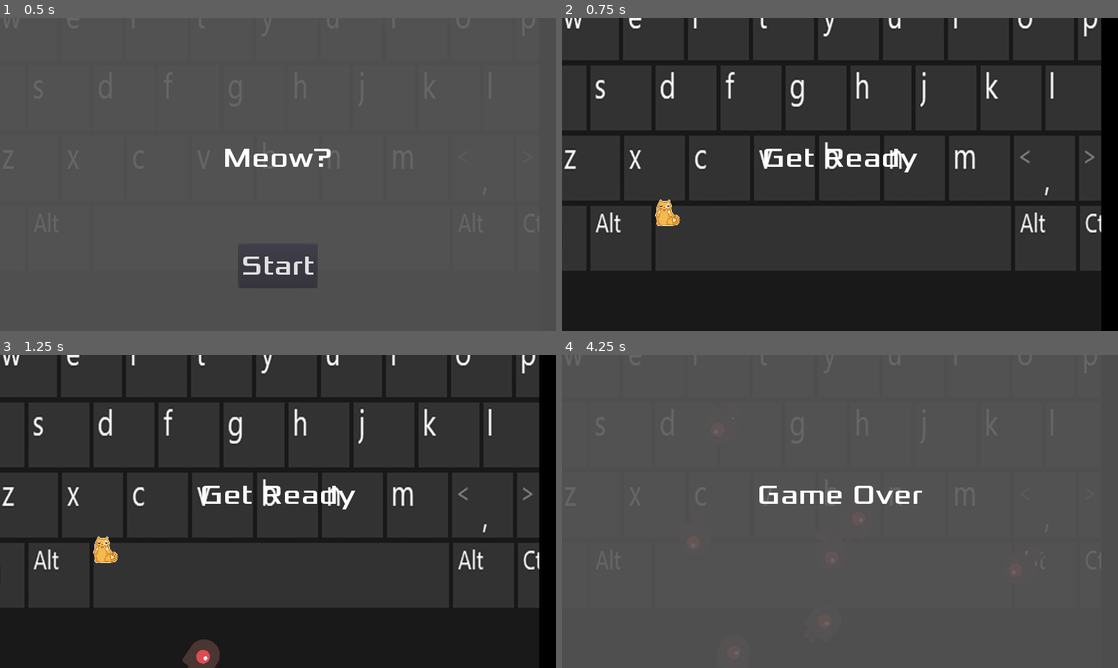
Above: before the commit, frames 1-4 (two rows, left to right).
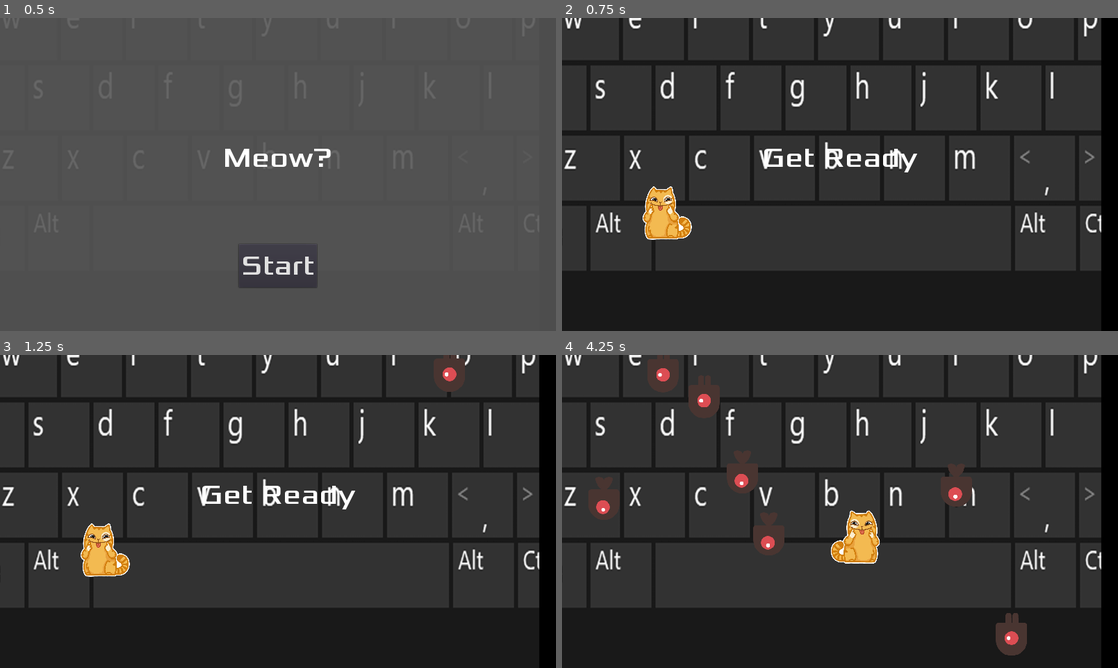
Above: after the commit, the same moments.

Repository: gameraccoon/ludum-dare-54-v2
Game: Godot game, scene res://Main.tscn
Same seed, same stepped clock (60 frames per second), same inputs: the game is played once before the commit and once after it.
Inputs (mouse positions are in pixels of both pictures, inside the frame that each line leads up to):
- Up to frame 1 (0.5 s): no input
- Up to frame 2 (0.75 s): click "Start" at 0.5 s
- Up to frame 3 (1.25 s): no input
- Up to frame 4 (4.25 s): tap Enter (start_game) at 1.25, 2.85 s; move the mouse to (962, 495) at 1.27 s; hold Right (move_right) 1.28-2.03 s; hold Shift (Dash) 1.28-2.03 s; click (962, 495) at 1.42 s; move the mouse to (728, 527) at 2.02 s; hold Down (move_down) 2.03-2.78 s; tap Shift (Dash) at 2.1, 3.6 s; move the mouse to (895, 442) at 2.77 s; hold Right (move_right) 2.78-3.53 s; hold Shift (Dash) 2.78-3.53 s; move the mouse to (812, 574) at 3.52 s; hold Up (move_up) from 3.53 s (still down); click (812, 574) at 3.67 s

Frame 1 is identical in both runs. In frame 2, 1.0% of the frame differs, in the area x 14-24%, y 53-71%; in frame 3, 1.6%; in frame 4, 99%, in the area x 0-100%, y 0-100%.

Commit message:
Character size, enemies fall from top, remove template icons of the character

Diff:
--- a/Main.gd
+++ b/Main.gd
@@ -56,7 +56,7 @@
 	mob.position = mob_spawn_location.position
 
 	# Add some randomness to the direction.
-	direction += rand_range(-PI / 4, PI / 4)
+	#direction += rand_range(-PI / 4, PI / 4)
 	mob.rotation = direction
 
 	# Choose the velocity for the mob.
--- a/Main.tscn
+++ b/Main.tscn
@@ -10,7 +10,7 @@
 
 [sub_resource type="Curve2D" id=1]
 _data = {
-"points": PoolVector2Array( 0, 0, 0, 0, 0, 0, 0, 0, 0, 0, 1280, 0, 0, 0, 0, 0, 1280, 720, 0, 0, 0, 0, 0, 720, 0, 0, 0, 0, 0, 0 )
+"points": PoolVector2Array( 0, 0, 0, 0, 0, 0, 0, 0, 0, 0, 0, 0, 0, 0, 0, 0, 1282, 0 )
 }
 
 [node name="Main" type="Node"]
@@ -22,10 +22,10 @@
 texture = ExtResource( 7 )
 
 [node name="MovementLimits" type="ReferenceRect" parent="."]
-margin_left = 217.0
-margin_top = 430.0
-margin_right = 1035.0
-margin_bottom = 589.0
+margin_left = 239.0
+margin_top = 420.0
+margin_right = 1020.0
+margin_bottom = 527.0
 
 [node name="Player" parent="." instance=ExtResource( 3 )]
 
--- a/Player.gd
+++ b/Player.gd
@@ -3,7 +3,7 @@
 signal hit
 
 export var base_speed = 200 # How fast the player will move (pixels/sec).
-export var dash_speed = 800
+export var dash_speed = 1000
 var screen_size # Size of the game window.
 
 var start_limit = Vector2(0, 0)
@@ -15,14 +15,25 @@
 var dash_time_left = 0.0
 var dash_start_velocity_vector = Vector2(0.0, 0.0)
 
+# use first frame to precache things
+var first_frames_count = 0
+var frames_to_precache_particles = 2
+
 func _ready():
 	hide()
-	$DashTrail.emitting = false
+	# we need to start with emitting the particle, to avoid lag on first dash
+	$DashTrail.emitting = true
 	dash_cooldown_left = 0.0
 	dash_time_left = 0.0
 
 
 func _process(delta):
+	if first_frames_count < frames_to_precache_particles and is_visible_in_tree():
+		first_frames_count += 1
+		if first_frames_count == frames_to_precache_particles:
+			# we're done with precaching, stop the particles
+			$DashTrail.emitting = false
+
 	var velocity = Vector2.ZERO # The player's movement vector.
 
 	if Input.is_action_pressed("move_right"):
@@ -39,13 +50,13 @@
 		dash_cooldown_left = 0.0
 
 	# are we stopping dash this frame
-	if dash_time_left >= 0.0 and dash_time_left - delta < 0.0:
+	if dash_time_left > 0.0 and dash_time_left - delta <= 0.0:
 		$DashTrail.emitting = false
 
 	var speed = base_speed
 
 	dash_time_left -= delta
-	if dash_time_left >= 0.0:
+	if dash_time_left > 0.0:
 		speed = dash_speed
 		velocity = dash_start_velocity_vector
 	else:
@@ -60,21 +71,13 @@
 
 	if velocity.length() > 0:
 		velocity = velocity.normalized() * speed
-		$AnimatedSprite.play()
-	else:
-		$AnimatedSprite.stop()
 
 	position += velocity * delta
 	position.x = clamp(position.x, start_limit.x, end_limit.x)
 	position.y = clamp(position.y, start_limit.y, end_limit.y)
 
 	if velocity.x != 0:
-		$AnimatedSprite.animation = "right"
-		$AnimatedSprite.flip_v = false
-		$AnimatedSprite.flip_h = velocity.x < 0
-	elif velocity.y != 0:
-		$AnimatedSprite.animation = "up"
-		$AnimatedSprite.flip_v = velocity.y > 0
+		$Sprite.flip_h = velocity.x > 0
 
 
 func start(pos):
--- a/Player.tscn
+++ b/Player.tscn
@@ -1,28 +1,11 @@
-[gd_scene load_steps=14 format=2]
+[gd_scene load_steps=9 format=2]
 
 [ext_resource path="res://Player.gd" type="Script" id=1]
-[ext_resource path="res://art/playerGrey_walk1.png" type="Texture" id=2]
-[ext_resource path="res://art/playerGrey_walk2.png" type="Texture" id=3]
-[ext_resource path="res://art/playerGrey_up1.png" type="Texture" id=4]
-[ext_resource path="res://art/playerGrey_up2.png" type="Texture" id=5]
 [ext_resource path="res://art/character.png" type="Texture" id=6]
 
-[sub_resource type="SpriteFrames" id=1]
-animations = [ {
-"frames": [ ExtResource( 2 ), ExtResource( 3 ) ],
-"loop": true,
-"name": "right",
-"speed": 5.0
-}, {
-"frames": [ ExtResource( 4 ), ExtResource( 5 ) ],
-"loop": true,
-"name": "up",
-"speed": 5.0
-} ]
-
 [sub_resource type="CapsuleShape2D" id=2]
-radius = 26.1701
-height = 14.822
+radius = 50.0
+height = 0.0
 
 [sub_resource type="Gradient" id=3]
 colors = PoolColorArray( 1, 1, 1, 0.501961, 1, 1, 1, 0 )
@@ -42,7 +25,7 @@
 initial_velocity = 1.0
 orbit_velocity = 0.0
 orbit_velocity_random = 0.0
-scale = 0.16
+scale = 0.3
 scale_curve = SubResource( 6 )
 color_ramp = SubResource( 4 )
 
@@ -53,24 +36,18 @@
 "_edit_group_": true
 }
 
-[node name="AnimatedSprite" type="AnimatedSprite" parent="."]
-visible = false
-scale = Vector2( 0.5, 0.5 )
-frames = SubResource( 1 )
-animation = "right"
-
 [node name="Sprite" type="Sprite" parent="."]
-position = Vector2( 3, -1.66667 )
-scale = Vector2( 0.0777778, 0.0777778 )
+position = Vector2( 2, -1.21359 )
+scale = Vector2( 0.156, 0.156 )
 texture = ExtResource( 6 )
 
 [node name="CollisionShape2D" type="CollisionShape2D" parent="."]
+position = Vector2( 0, 12 )
 shape = SubResource( 2 )
 
 [node name="DashTrail" type="Particles2D" parent="."]
-position = Vector2( 3, -2 )
+position = Vector2( 2, -2 )
 z_index = -1
-emitting = false
 amount = 10
 speed_scale = 4.0
 local_coords = false
Binary file removed: art/playerGrey_up1.png
Not shown, removed: art/playerGrey_up1.png.import
Binary file removed: art/playerGrey_up2.png
Not shown, removed: art/playerGrey_up2.png.import
Binary file removed: art/playerGrey_walk1.png
Not shown, removed: art/playerGrey_walk1.png.import
Binary file removed: art/playerGrey_walk2.png
Not shown, removed: art/playerGrey_walk2.png.import
